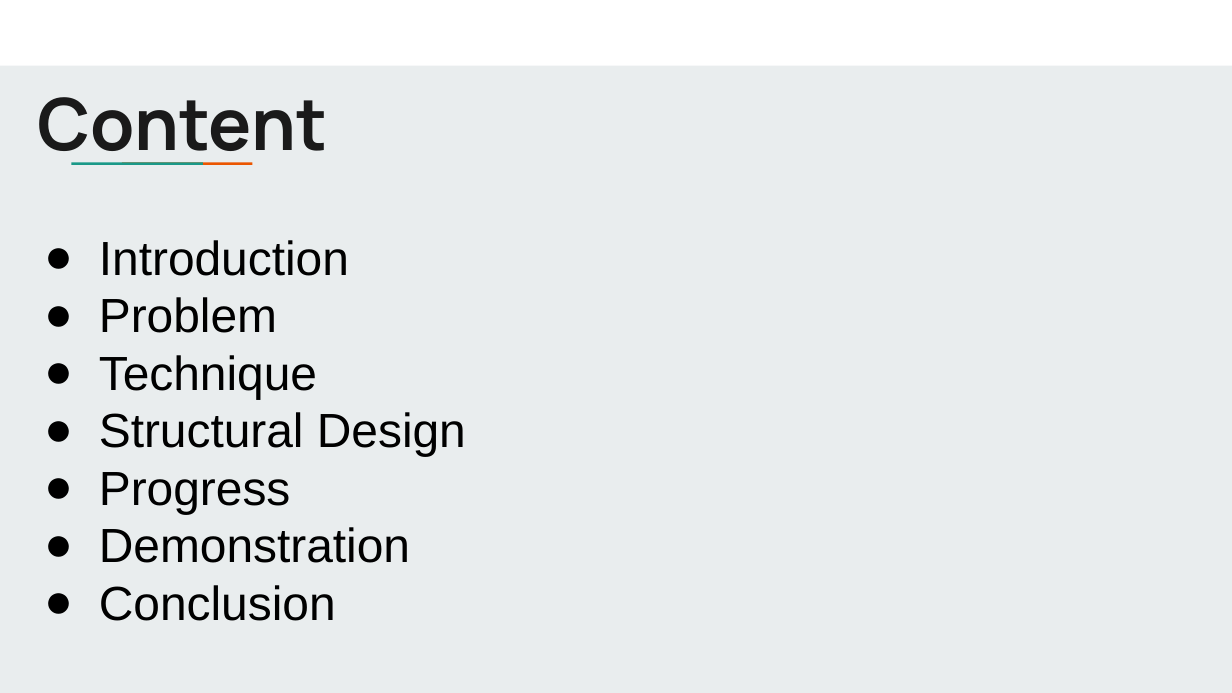
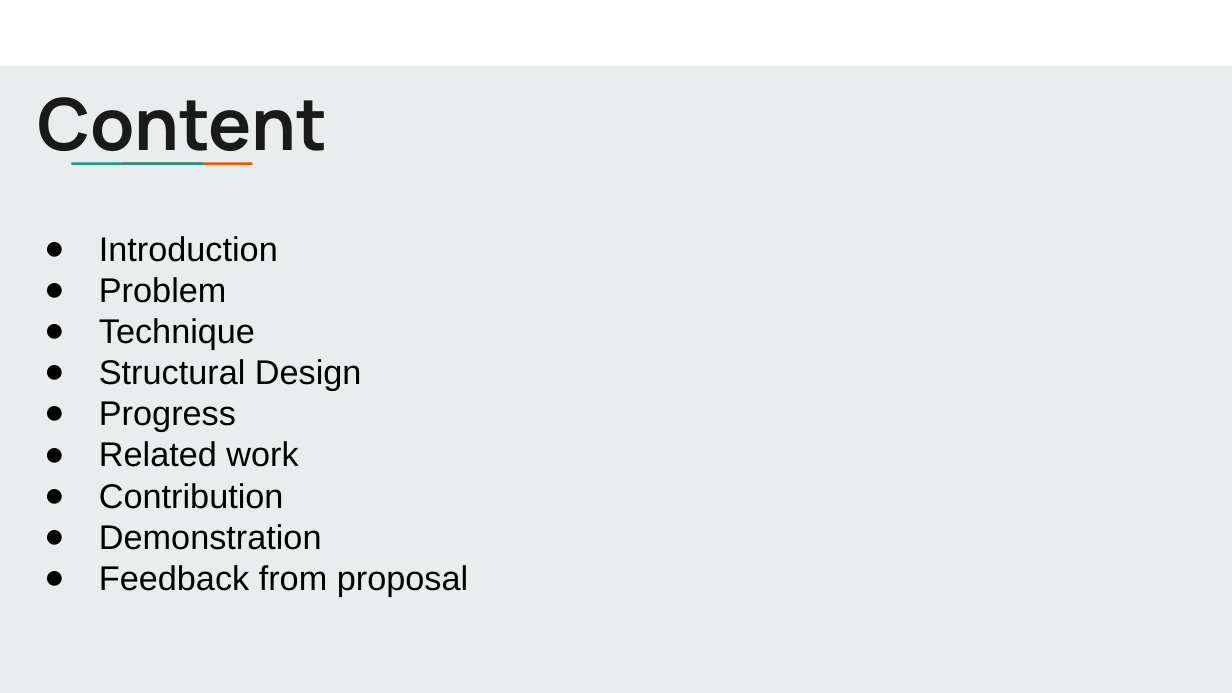
Before and after one commit to nagavenkatallu/IoTArM0r, a slide deck: slide 2 of IoTArM0r.pptx. Drawn at 1232x693 pixels with LibreOffice and Linux fonts; fonts in the diff are those of the drawing. Boxes give left, top, right and bottom in pixels: in the first picture for what was removed or moved away, otherwise in the second. Text is boxed around its words. In the diff, an @@ line names an element or a change of style, - is before the commit and + after.

```diff
--- a/IoTArM0r.pptx
+++ b/IoTArM0r.pptx
@@ text at bbox=[99, 236, 362, 550]: size 28 to 20 pt in "Introduction", "Problem", "Technique", "Structural Design" and 2 more places @@
@@ text at bbox=[99, 441, 298, 509]: paragraphs added @@
+● Related work
+● Contribution
@@ text at bbox=[99, 565, 468, 596]: text changed; size 28 to 20 pt @@
-● Conclusion
+● Feedback from proposal
```
Also in this commit, not shown: 6 other slides changed.
